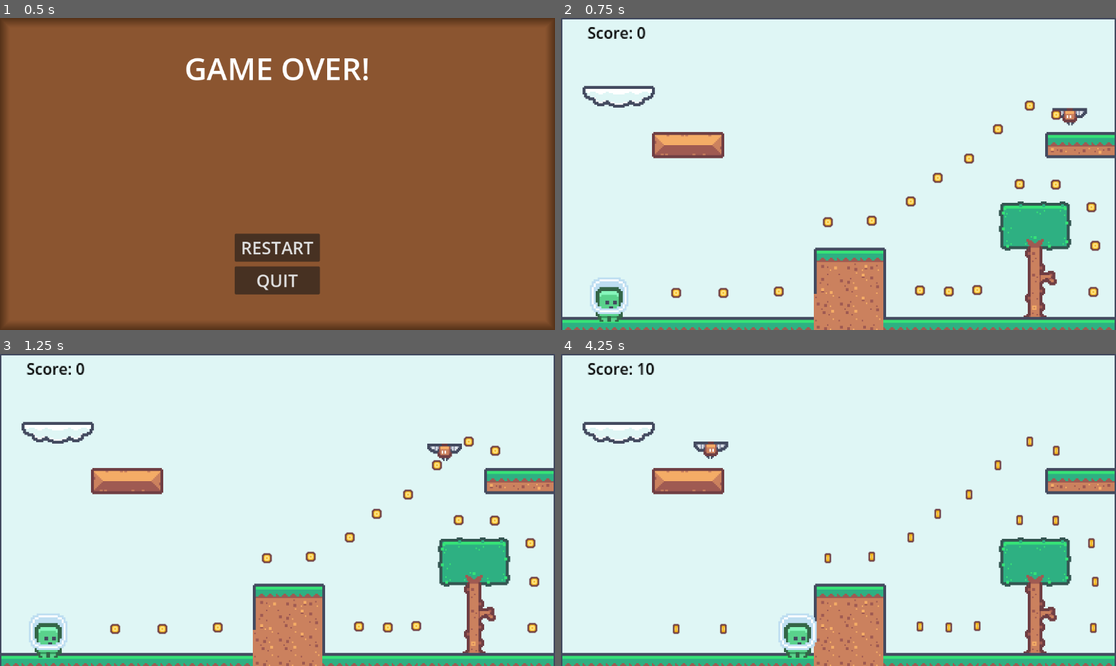
Above: before the commit, frames 1-4 (two rows, left to right).
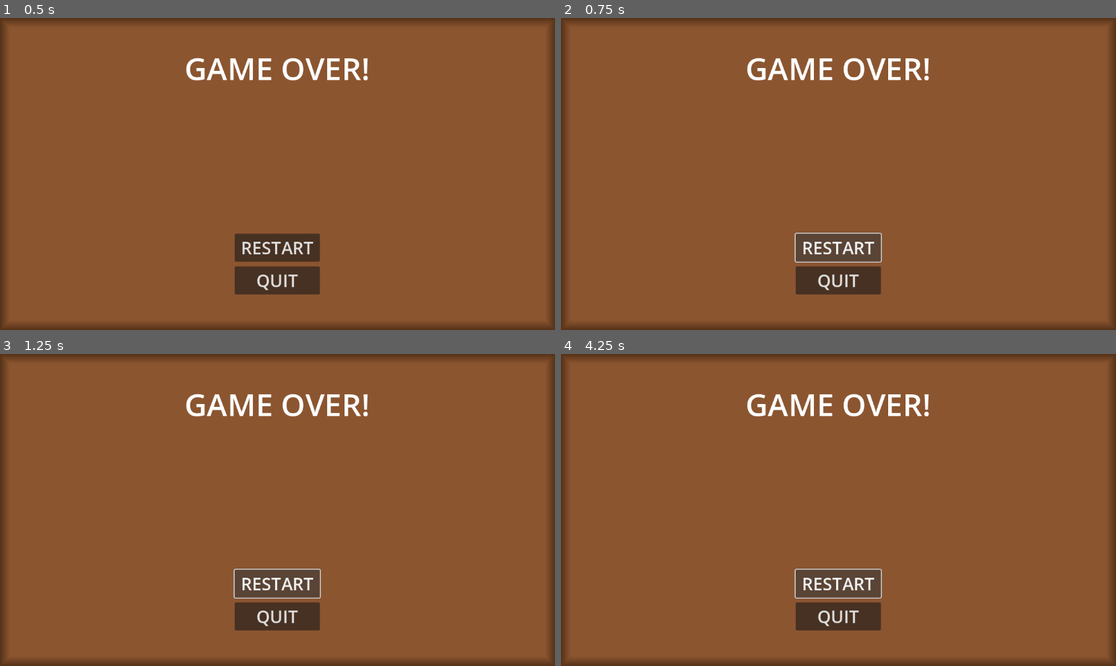
Above: after the commit, the same moments.

Repository: emre-buruk007/Godot-platformer
Game: Godot game, scene res://scenes/game_over_screen.tscn
Two runs of this game, one before a commit and one after it. Both use one fixed random seed, a clock stepped at 60 frames per second and the inputs below. This scene is started directly instead of the project's main scene. Sound files missing from this copy of the repository are replaced by a short silence.
Inputs (mouse positions are in pixels of both pictures, inside the frame that each line leads up to):
- Up to frame 1 (0.5 s): no input
- Up to frame 2 (0.75 s): click "RESTART" at 0.5 s
- Up to frame 3 (1.25 s): no input
- Up to frame 4 (4.25 s): click (838, 584) at 1.25 s, where only the run after the commit has a clickable "RESTART"; click (838, 584) at 2 s, where only the run after the commit has a clickable "RESTART"; hold Right (right) from 2.78 s (still down); tap Space (jump) at 3.02, 3.77 s

Frame 1 is identical in both runs. In frame 2, 100% of the frame differs, in the area x 0-100%, y 0-100%; in frame 3, 100%; in frame 4, 100%.
Error after the commit: Parse Error: Identifier "BackgroundMusic" not declared in the current scope. (res://scenes/scripts/game_over_screen.gd:8)

Commit message:
Removed excess content and refactored a bit.

Diff:
--- a/project.godot
+++ b/project.godot
@@ -11,13 +11,12 @@
 [application]
 
 config/name="Godot Platformer"
-run/main_scene="res://scenes/Levels/main.tscn"
+run/main_scene="res://scenes/Levels/Level1.tscn"
 config/features=PackedStringArray("4.1", "Forward Plus")
 config/icon="res://icon.svg"
 
 [autoload]
 
-BackgroundMusic="*res://scenes/background_music.tscn"
 Global="*res://scenes/scripts/Global.gd"
 
 [input]
--- a/scenes/Levels/main.tscn
+++ b/scenes/Levels/Level1.tscn
@@ -1,16 +1,18 @@
-[gd_scene load_steps=14 format=3 uid="uid://bswber55bdq3h"]
-
-[ext_resource type="Texture2D" uid="uid://bfl11770dylry" path="res://assets/textures/tile_0001.png" id="1_2ei6d"]
-[ext_resource type="Texture2D" uid="uid://ba0ggt3ppji48" path="res://assets/tilesets/tilemap_packed.png" id="2_x1gy3"]
-[ext_resource type="Texture2D" uid="uid://bg1uuvvetlxsh" path="res://assets/tilesets/tilemap-backgrounds_packed.png" id="3_stky1"]
-[ext_resource type="PackedScene" uid="uid://t61shexrtnix" path="res://scenes/main_character.tscn" id="4_v06bd"]
-[ext_resource type="PackedScene" uid="uid://5lox3bppik7q" path="res://scenes/flying_enemy.tscn" id="5_5c6te"]
-[ext_resource type="AudioStream" uid="uid://cnnynkdb3mtgq" path="res://assets/music/SFX/player_dying.ogg" id="6_8hcbu"]
-[ext_resource type="PackedScene" uid="uid://bqt6ibamrni6j" path="res://scenes/collectible.tscn" id="7_e8qmo"]
-[ext_resource type="Script" path="res://scenes/scripts/ScoreLabel.gd" id="8_msd8i"]
+[gd_scene load_steps=16 format=3 uid="uid://bswber55bdq3h"]
+
+[ext_resource type="Script" path="res://scenes/scripts/Level1.gd" id="1_08mqf"]
+[ext_resource type="Texture2D" uid="uid://bfl11770dylry" path="res://assets/textures/tile_0001.png" id="1_t67bh"]
+[ext_resource type="Texture2D" uid="uid://ba0ggt3ppji48" path="res://assets/tilesets/tilemap_packed.png" id="2_6cqxy"]
+[ext_resource type="Texture2D" uid="uid://bg1uuvvetlxsh" path="res://assets/tilesets/tilemap-backgrounds_packed.png" id="3_7ampk"]
+[ext_resource type="PackedScene" uid="uid://t61shexrtnix" path="res://scenes/main_character.tscn" id="4_g7dcn"]
+[ext_resource type="PackedScene" uid="uid://5lox3bppik7q" path="res://scenes/flying_enemy.tscn" id="5_ldr8a"]
+[ext_resource type="AudioStream" uid="uid://cnnynkdb3mtgq" path="res://assets/music/SFX/player_dying.ogg" id="6_n6hqm"]
+[ext_resource type="PackedScene" uid="uid://bqt6ibamrni6j" path="res://scenes/collectible.tscn" id="7_v2xep"]
+[ext_resource type="Script" path="res://scenes/scripts/ScoreLabel.gd" id="8_42yvb"]
+[ext_resource type="AudioStream" uid="uid://dx3smvcvue5xd" path="res://assets/music/BGM/Hypnotic-Puzzle4.mp3" id="9_j2lxa"]
 
 [sub_resource type="TileSetAtlasSource" id="TileSetAtlasSource_f01ti"]
-texture = ExtResource("2_x1gy3")
+texture = ExtResource("2_6cqxy")
 texture_region_size = Vector2i(18, 18)
 0:0/0 = 0
 0:0/0/physics_layer_0/linear_velocity = Vector2(0, 0)
@@ -664,7 +666,8 @@
 }
 point_count = 3
 
-[node name="Node" type="Node"]
+[node name="Level1" type="Node"]
+script = ExtResource("1_08mqf")
 
 [node name="TextureRect" type="TextureRect" parent="."]
 anchors_preset = 15
@@ -775,4 +778,8 @@
 scale = Vector2(2, 2)
 text = "Score: "
 vertical_alignment = 1
-script = ExtResource("8_msd8i")
+script = ExtResource("8_42yvb")
+
+[node name="BGMLevel1" type="AudioStreamPlayer" parent="."]
+stream = ExtResource("9_j2lxa")
+volume_db = -10.306
--- a/scenes/SFX.tscn
+++ /dev/null
@@ -1,6 +0,0 @@
-[gd_scene load_steps=2 format=3 uid="uid://4cdv45aruhbl"]
-
-[ext_resource type="AudioStream" uid="uid://db6bcychlvvq" path="res://assets/music/SFX/coin_collect.wav" id="1_svm4g"]
-
-[node name="coin_collected" type="AudioStreamPlayer2D"]
-stream = ExtResource("1_svm4g")
--- a/scenes/background_music.tscn
+++ /dev/null
@@ -1,7 +0,0 @@
-[gd_scene load_steps=2 format=3 uid="uid://jp70444bpwrq"]
-
-[ext_resource type="AudioStream" uid="uid://binpiau8gvblb" path="res://assets/music/BGM/Analog-Nostalgia.mp3" id="1_a0e0k"]
-
-[node name="AudioStreamPlayer2D" type="AudioStreamPlayer2D"]
-stream = ExtResource("1_a0e0k")
-autoplay = true
--- /dev/null
+++ b/scenes/scripts/Level1.gd
@@ -0,0 +1,11 @@
+extends Node
+@onready var bgm_level_1 = $BGMLevel1
+
+
+func _ready():
+	bgm_level_1.play()
+
+
+# Called every frame. 'delta' is the elapsed time since the previous frame.
+func _process(delta):
+	pass
--- a/scenes/scripts/game_over_screen.gd
+++ b/scenes/scripts/game_over_screen.gd
@@ -11,7 +11,8 @@
 
 
 func _on_button_restart_pressed():
-	get_tree().change_scene_to_file("res://scenes/Levels/main.tscn")
+	Global.score = 0
+	get_tree().change_scene_to_file("res://scenes/Levels/Level1.tscn")
 
 
 func _on_button_quit_pressed():
--- a/scenes/scripts/main_character.gd
+++ b/scenes/scripts/main_character.gd
@@ -53,9 +53,9 @@
 		# these are collisions with enemy that kill player
 		var deadly_collision = (
 			collider is Enemy and
-			(collision.get_normal().dot(Vector2.RIGHT)> 0.5 or
-			collision.get_normal().dot(Vector2.LEFT)> 0.9 or
-			collision.get_normal().dot(Vector2.DOWN)> 0.5) )
+			(collision.get_normal().dot(Vector2.RIGHT)> 0.1 or
+			collision.get_normal().dot(Vector2.LEFT)> 0.1 or
+			collision.get_normal().dot(Vector2.DOWN)> 0.1) )
 		if is_stomping:
 			velocity.y = JUMP_VELOCITY / 2
 			enemy_kill_sfx.play()
Not shown: 4 places in scenes/Levels/Level1.tscn that only renumber resources
